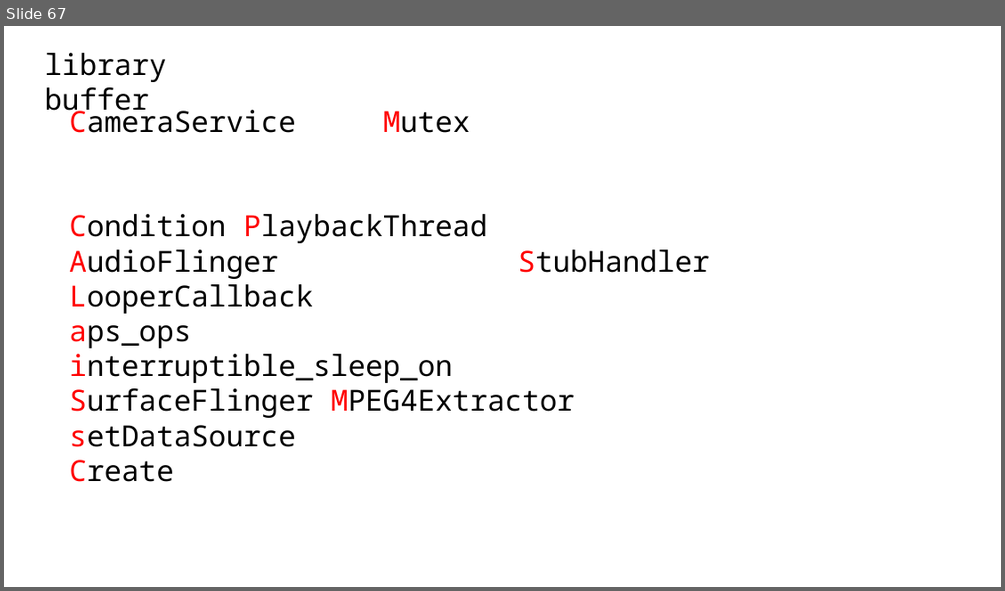
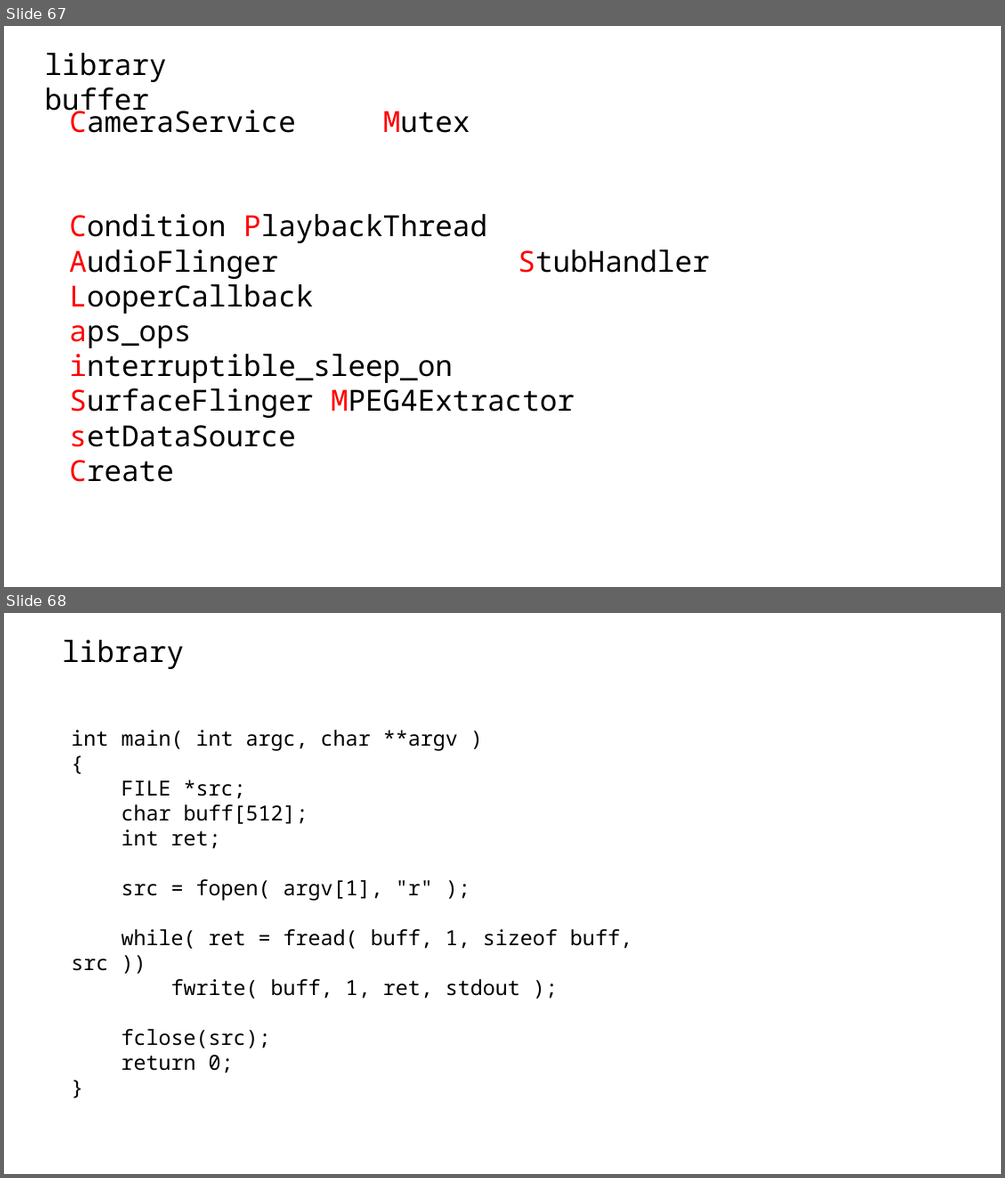
Before and after one commit to imguru-mooc/linux, a slide deck: 수업판서.pptx. Shown one above the other, each under a label of ours: slide 67 before the commit, slides 67 and 68 after it. The pictures are 1005x591 and 1005x1178 pixels, drawn with LibreOffice and Linux fonts; fonts in the diff are those of the drawing. Boxes give left, top, right and bottom in pixels: in the first picture for what was removed or moved away, otherwise in the second. Text is boxed around its words. In the diff, an @@ line names an element or a change of style, - is before the commit and + after.

```diff
--- a/수업판서.pptx
+++ b/수업판서.pptx
@@ slide 68 added at box(4, 613, 1001, 1174), background #FFFFFF @@
@@ text added at box(62, 640, 184, 669), 28 pt, text #000000 @@
+library
@@ text added at box(71, 730, 632, 1073), 20 pt, text #000000 @@
+int main( int argc, char **argv )
+{
+FILE *src;
+char buff[512];
+int ret;
+src = fopen( argv[1], "r" );
+while( ret = fread( buff, 1, sizeof buff, src ))
+fwrite( buff, 1, ret, stdout );
+fclose(src);
+return 0;
+}
```
Also in this commit, not shown: 9 other slides added.
